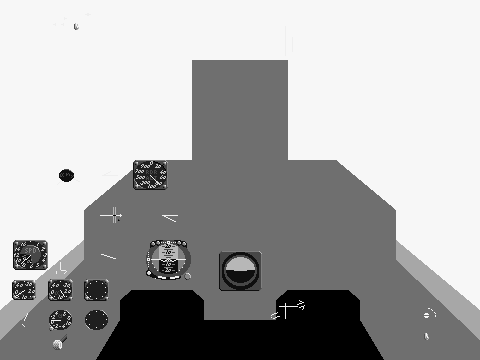
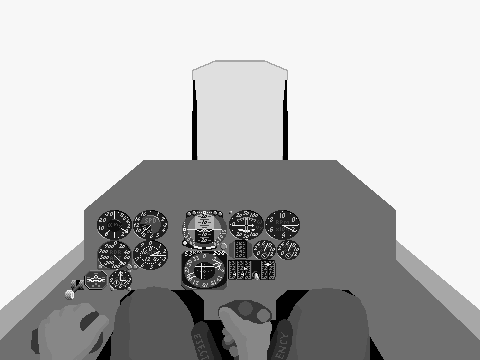
Layer changes from the first 480×360 image to the second:
showed "Hands" over [31, 303, 272, 360]
showed "Stick" over [218, 300, 272, 360]
showed "EjectTrigger" over [191, 319, 293, 360]
showed "Legs" over [110, 286, 370, 360]
hid "Western_Frgr", painted on it over [16, 13, 436, 350]
hid "Western_Bkgr", painted on it over [12, 160, 312, 331]
added layer "Su27_Frgr" above "Su27_Bkgr" over [65, 215, 298, 300]
added layer "Su27_Bkgr" above "Frame" over [71, 60, 300, 291]
painted on "Frame" over [192, 60, 288, 160]
